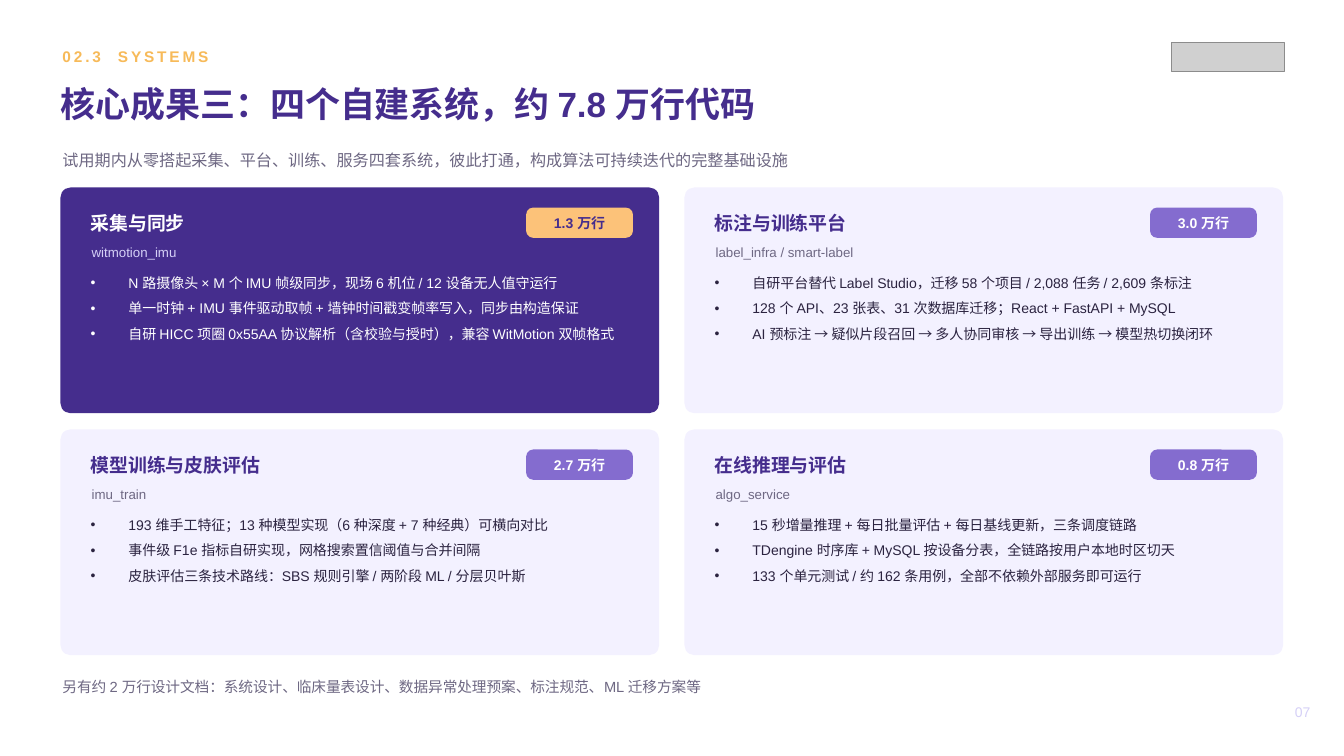
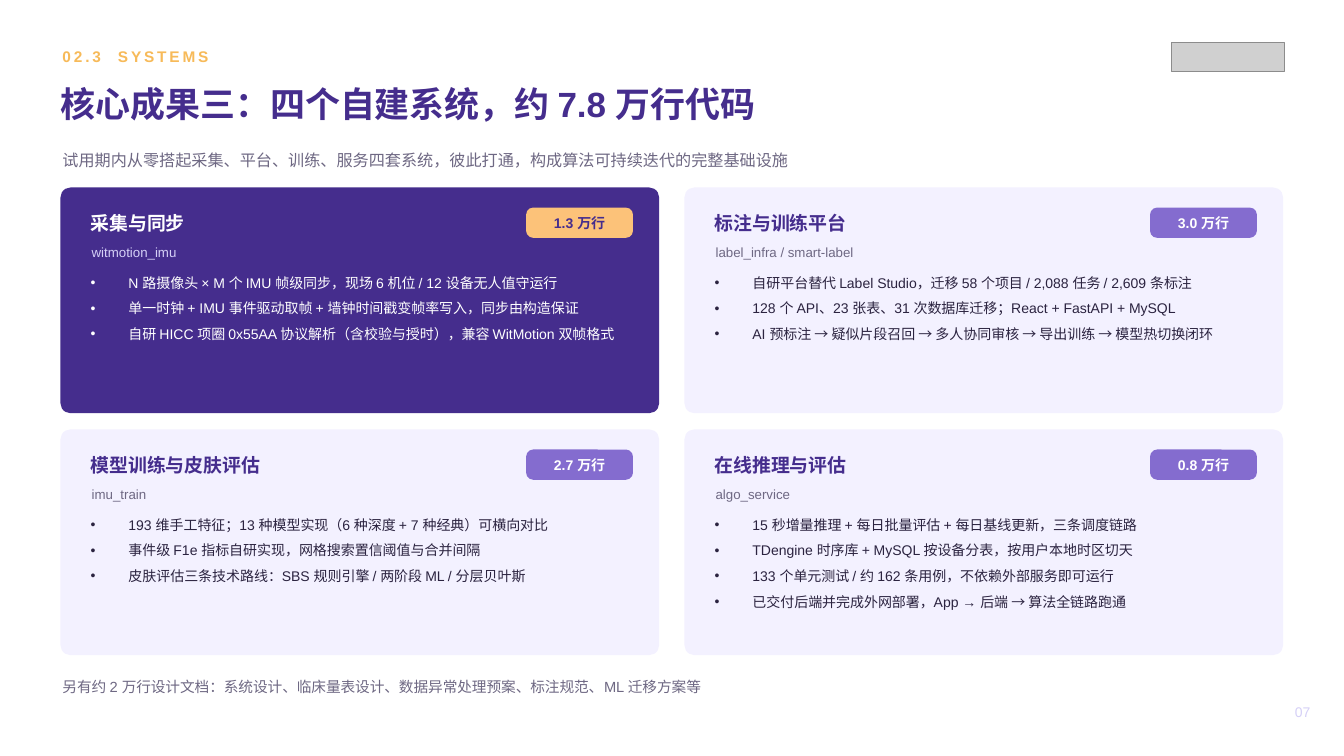
Before and after one commit to zhuyetuo/workplace_soft_skills, a slide deck: slide 7 of 转正述职/转正述职报告-朱业拓.pptx. Drawn at 1344x756 pixels with LibreOffice and Linux fonts; fonts in the diff are those of the drawing; grey boxes stand for pictures. Boxes give left, top, right and bottom in pixels: in the first picture for what was removed or moved away, otherwise in the second. Text is boxed around its words. In the diff, an @@ line names an element or a change of style, - is before the commit and + after.

```diff
--- a/转正述职/转正述职报告-朱业拓.pptx
+++ b/转正述职/转正述职报告-朱业拓.pptx
@@ text at [752, 543, 1133, 610]: text changed @@
-• TDengine 时序库 + MySQL 按设备分表，全链路按用户本地时区切天
-• 133 个单元测试 / 约 162 条用例，全部不依赖外部服务即可运行
+• TDengine 时序库 + MySQL 按设备分表，按用户本地时区切天
+• 133 个单元测试 / 约 162 条用例，不依赖外部服务即可运行
+• 已交付后端并完成外网部署，App → 后端 → 算法全链路跑通
```
Also in this commit, not shown: 1 other slide changed, 1 other file.
